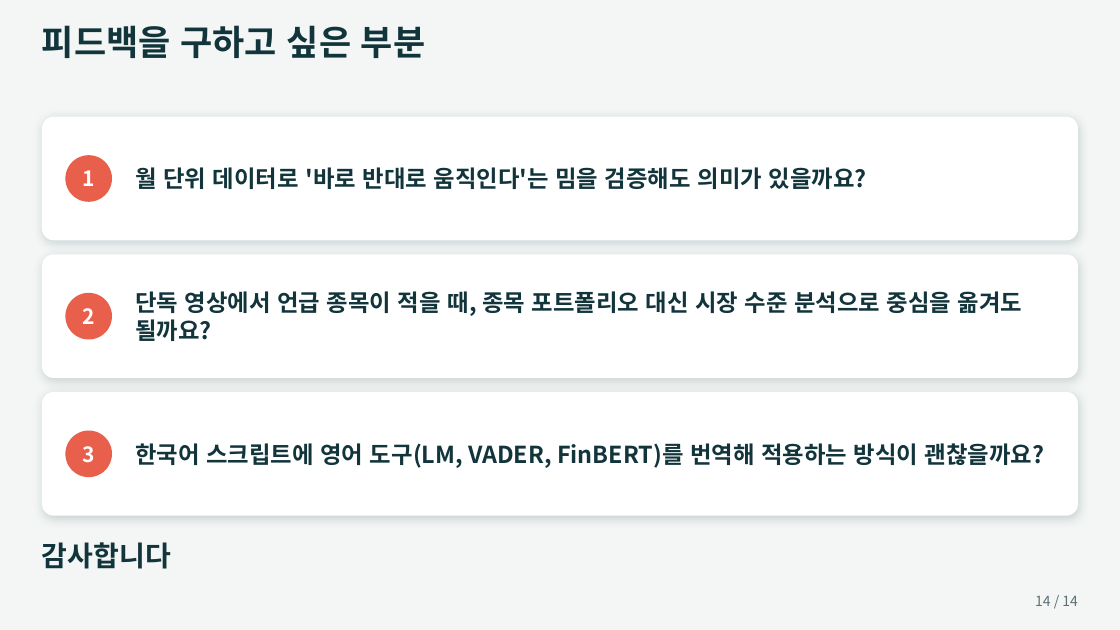
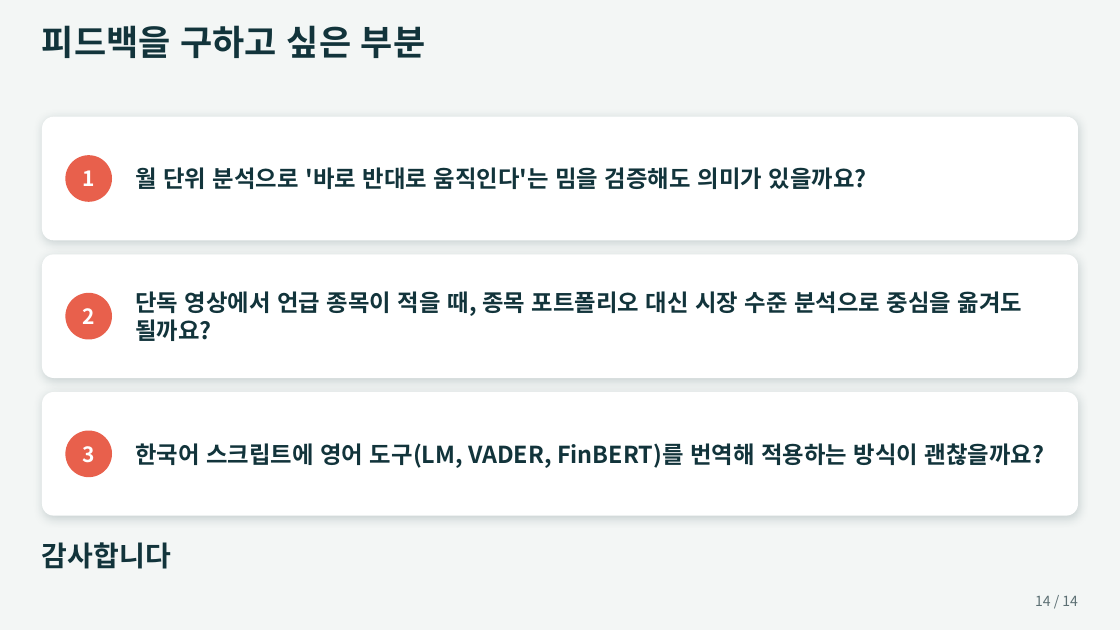
Before and after one commit to hyungchanchoi/kaist_dfmba8_jeonbanhoney, a slide deck: slide 14 of docs/project_proposal.pptx. Drawn at 1120x630 pixels with LibreOffice and Linux fonts; fonts in the diff are those of the drawing. Boxes give left, top, right and bottom in pixels: in the first picture for what was removed or moved away, otherwise in the second. Text is boxed around its words. In the diff, an @@ line names an element or a change of style, - is before the commit and + after.

```diff
--- a/docs/project_proposal.pptx
+++ b/docs/project_proposal.pptx
@@ text at (135, 167, 867, 189): text changed @@
-월 단위 데이터로 '바로 반대로 움직인다'는 밈을 검증해도 의미가 있을까요?
+월 단위 분석으로 '바로 반대로 움직인다'는 밈을 검증해도 의미가 있을까요?
```
Also in this commit, not shown: 3 other slides changed, 16 other files.
